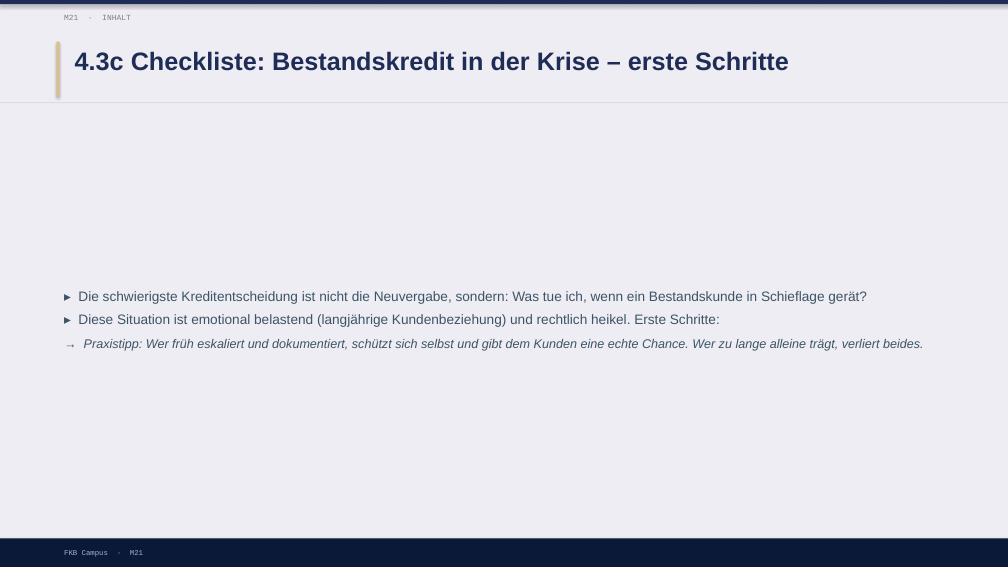
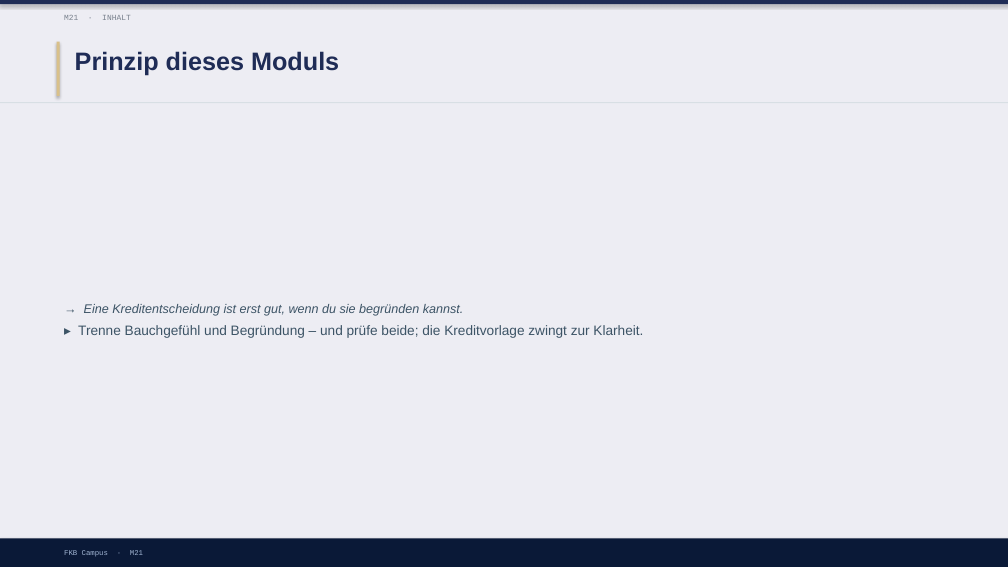
Before and after one commit to ck5rqc47pr-byte/firmenkundenakademie-online, a slide deck: slide 17 of protected-downloads/praesentation/M21.pptx (slide 15 before the commit). Drawn at 1008x567 pixels with LibreOffice and Linux fonts; fonts in the diff are those of the drawing. Boxes give left, top, right and bottom in pixels: in the first picture for what was removed or moved away, otherwise in the second. Text is boxed around its words. In the diff, an @@ line names an element or a change of style, - is before the commit and + after.

```diff
--- a/protected-downloads/praesentation/M21.pptx
+++ b/protected-downloads/praesentation/M21.pptx
@@ text at [75, 51, 339, 76]: text changed @@
-4.3c Checkliste: Bestandskredit in der Krise – erste Schritte
+Prinzip dieses Moduls
@@ text at [78, 304, 643, 338]: text changed @@
-▸ Die schwierigste Kreditentscheidung ist nicht die Neuvergabe, sondern: Was tue ich, wenn ein Bestandskunde in Schieflage gerät?
-▸ Diese Situation ist emotional belastend (langjährige Kundenbeziehung) und rechtlich heikel. Erste Schritte:
-→ Praxistipp: Wer früh eskaliert und dokumentiert, schützt sich selbst und gibt dem Kunden eine echte Chance. Wer zu lange alleine trägt, verliert beides.
+→ Eine Kreditentscheidung ist erst gut, wenn du sie begründen kannst.
+▸ Trenne Bauchgefühl und Begründung – und prüfe beide; die Kreditvorlage zwingt zur Klarheit.
```
Also in this commit, not shown: 3 other slides changed, 9 slides added, 11 slides removed, 1 other file.
